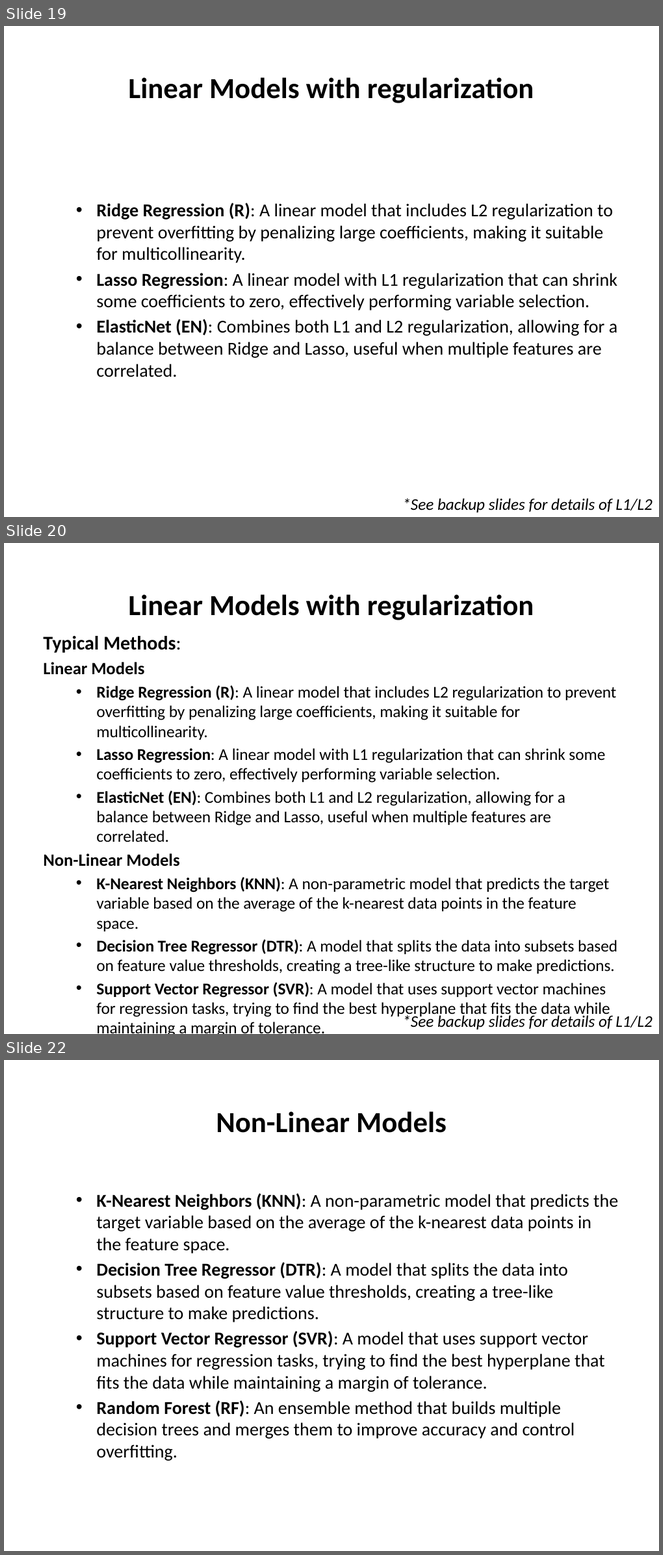
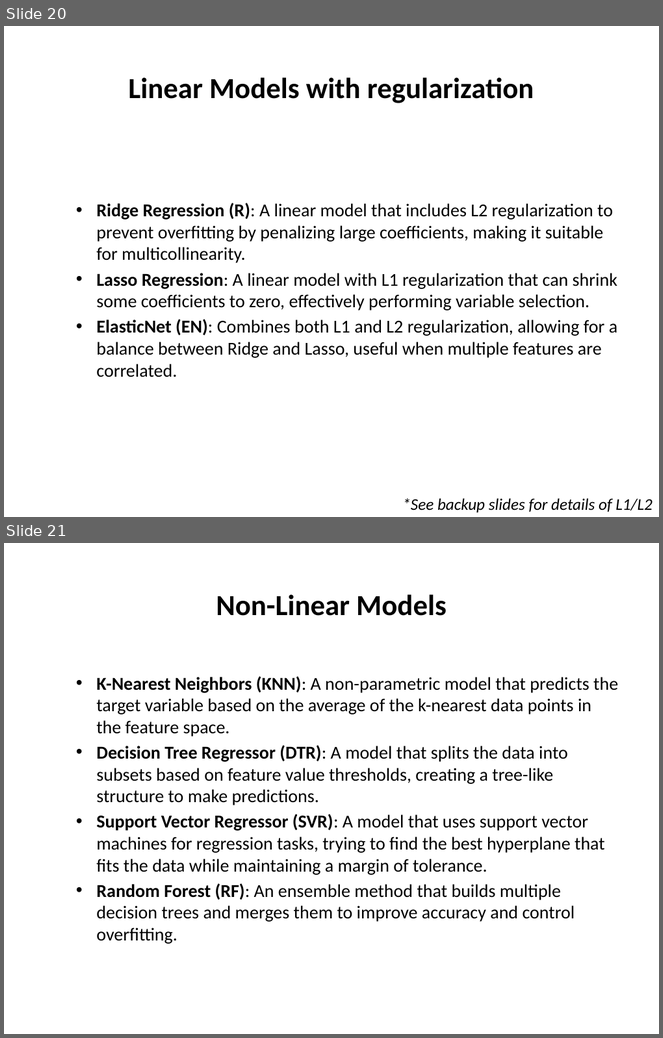
Before and after one commit to sraorao/ML_DL_intro_python_HT2025_3, a slide deck: Session_1_ML_DL_intro_python_MT2024.pptx. Shown one above the other, each under a label of ours: slides 19, 20 and 22 before the commit, slides 20 and 21 after it; the slides between them are not shown. The pictures are 663x1555 and 663x1038 pixels, drawn with LibreOffice and Linux fonts; fonts in the diff are those of the drawing. Boxes give left, top, right and bottom in pixels: in the first picture for what was removed or moved away, otherwise in the second. Text is boxed around its words. In the diff, an @@ line names an element or a change of style, - is before the commit and + after.

```diff
--- a/Session_1_ML_DL_intro_python_MT2024.pptx
+++ b/Session_1_ML_DL_intro_python_MT2024.pptx
@@ slide 20 removed at <box>4,543,659,1034</box>, background #FFFFFF @@
@@ title removed at <box>128,594,534,620</box> @@
-Linear Models with regularization
@@ text removed at <box>43,636,618,1018</box> @@
-Typical Methods:
-Linear Models
-  • Ridge Regression (R): A linear model that includes L2 regularization to prevent overfitting by penalizing large coefficients, making it suitable for multicollinearity.
-  • Lasso Regression: A linear model with L1 regularization that can shrink some coefficients to zero, effectively performing variable selection.
-  • ElasticNet (EN): Combines both L1 and L2 regularization, allowing for a balance between Ridge and Lasso, useful when multiple features are correlated.
-Non-Linear Models
-  • K-Nearest Neighbors (KNN): A non-parametric model that predicts the target variable based on the average of the k-nearest data points in the feature space.
-  • Decision Tree Regressor (DTR): A model that splits the data into subsets based on feature value thresholds, creating a tree-like structure to make predictions.
-  • Support Vector Regressor (SVR): A model that uses support vector machines for regression tasks, trying to find the best hyperplane that fits the data while maintaining a margin of tolerance.
-  • Random Forest (RF): An ensemble method that builds multiple decision trees and merges them to improve accuracy and control overfitting.
@@ text removed at <box>402,1014,652,1030</box> @@
-*See backup slides for details of L1/L2
@@ what was slide 19 is now slide 20 @@
@@ what was slide 22 is now slide 21 @@
```
Also in this commit, not shown: 2 slides changed, 1 slide added, 1 other slide removed, 1 other file.
